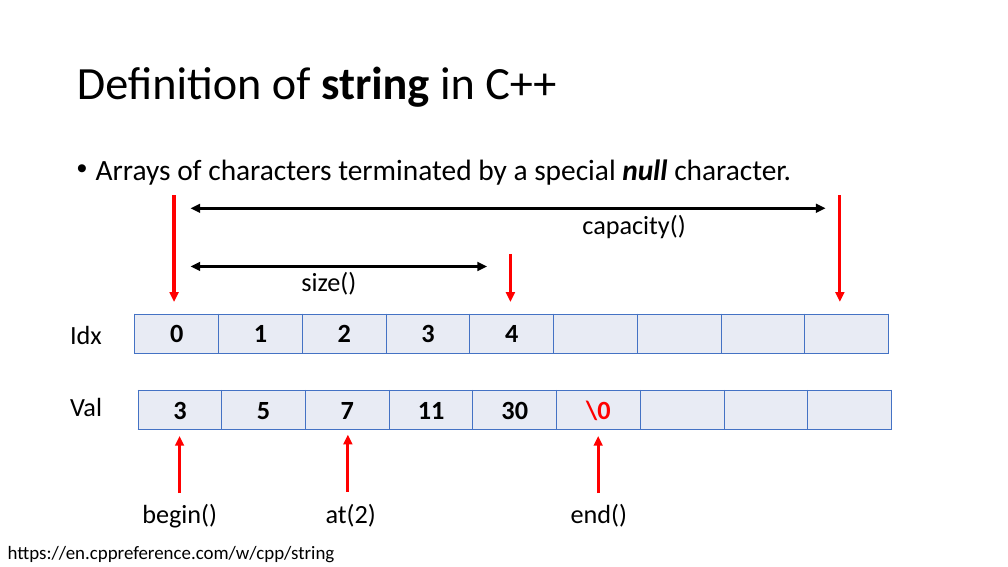
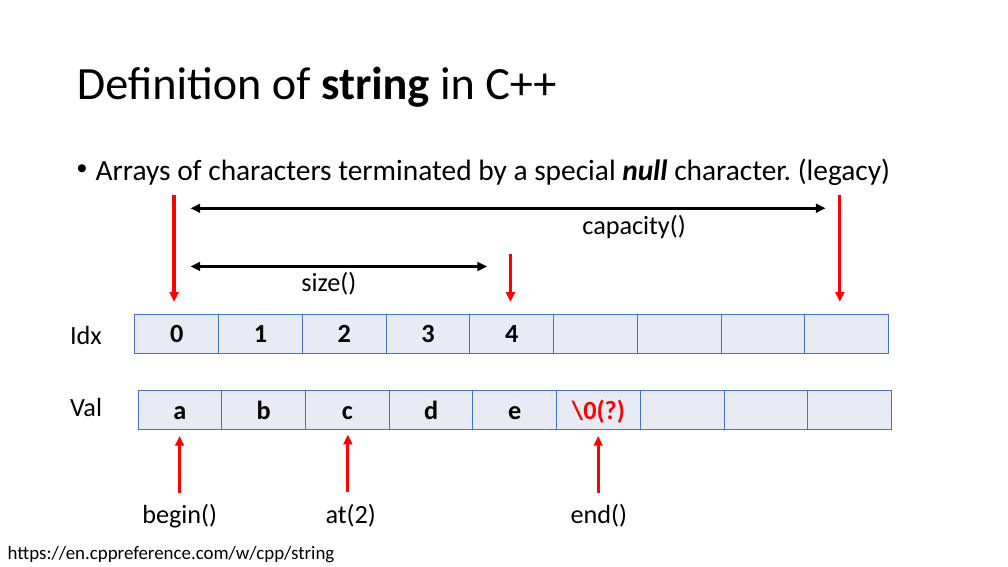
Before and after one commit to CNOCycle/cpp_tutorial, a slide deck: slide 7 of 07-vector_string/00-vector_string.pptx. Drawn at 1008x567 pixels with LibreOffice and Linux fonts; fonts in the diff are those of the drawing. Boxes give left, top, right and bottom in pixels: in the first picture for what was removed or moved away, otherwise in the second. Text is boxed around its words. In the diff, an @@ line names an element or a change of style, - is before the commit and + after.

```diff
--- a/07-vector_string/00-vector_string.pptx
+++ b/07-vector_string/00-vector_string.pptx
@@ text at bbox=[96, 158, 890, 185]: text changed @@
-• Arrays of characters terminated by a special null character.
+• Arrays of characters terminated by a special null character. (legacy)
@@ table at bbox=[138, 390, 894, 430] @@
-row 1: 3 | 5 | 7 | 11 | 30 | \0 |  |  | 
+row 1: a | b | c | d | e | \0(?) |  |  | 
```
Also in this commit, not shown: 1 other slide changed, 18 other files.
